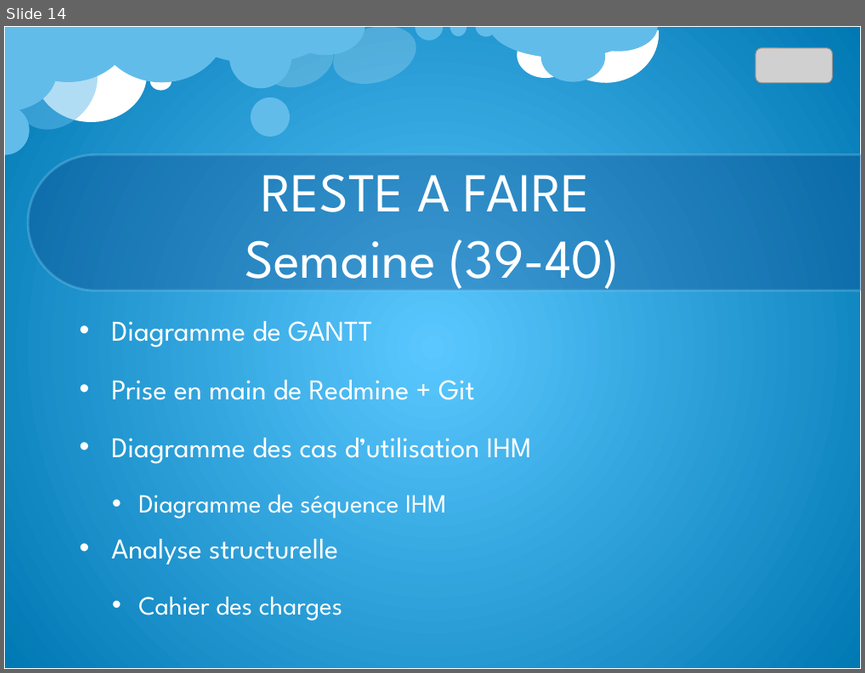
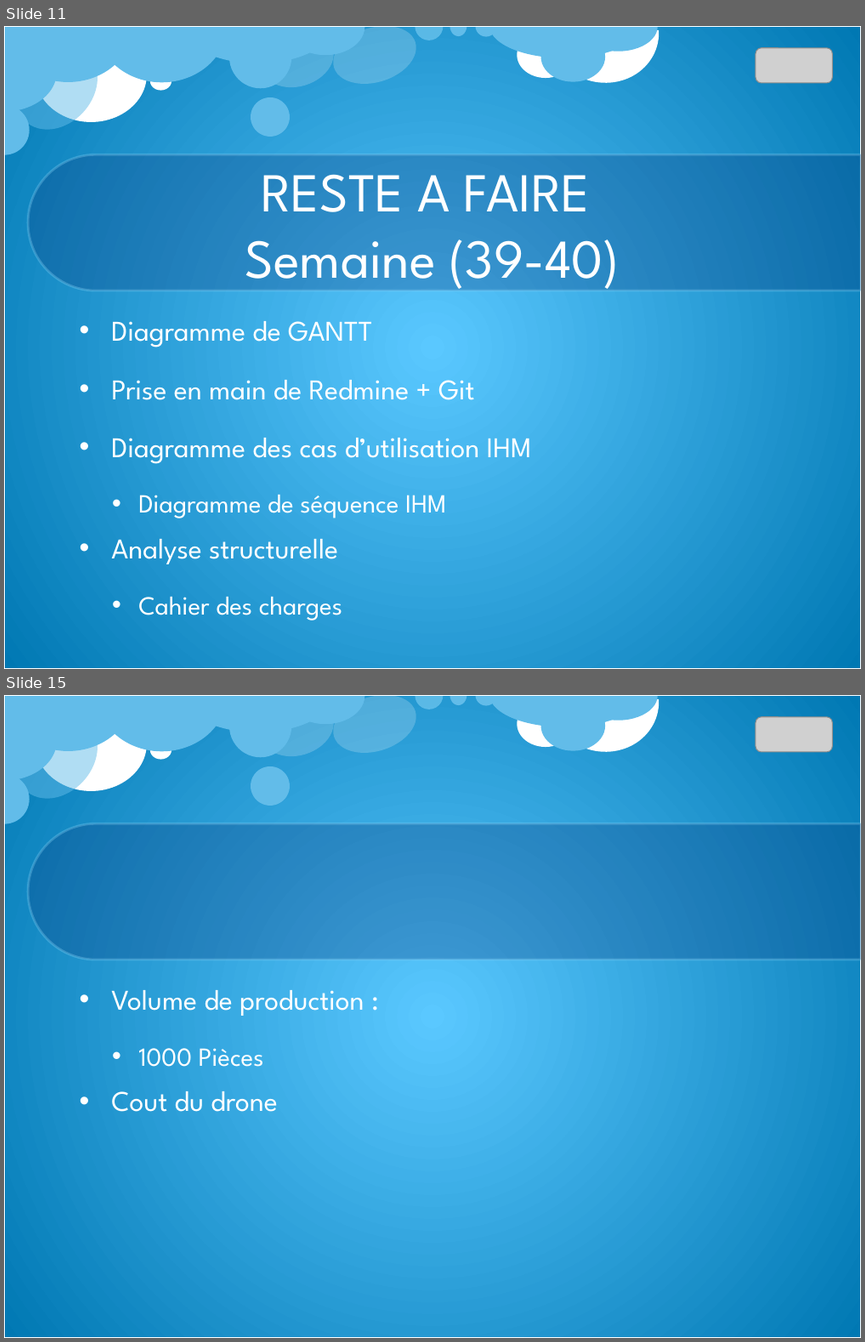
Before and after one commit to Qt-Widgets/PROJET_Drone, a slide deck: cr/CR_lundi_23_09_13.pptx. Shown one above the other, each under a label of ours: slide 14 before the commit, slides 11 and 15 after it; the slides between them are not shown. The pictures are 865x673 and 865x1342 pixels, drawn with LibreOffice and Linux fonts; fonts in the diff are those of the drawing; grey boxes stand for pictures; background and template pictures are left out. Boxes give left, top, right and bottom in pixels: in the first picture for what was removed or moved away, otherwise in the second. Text is boxed around its words. In the diff, an @@ line names an element or a change of style, - is before the commit and + after.

```diff
--- a/cr/CR_lundi_23_09_13.pptx
+++ b/cr/CR_lundi_23_09_13.pptx
@@ slide 15 added at (x1=4, y1=695, x2=861, y2=1338), background picture (left out); not listed: 23 template elements that a slide beside it also shows @@
@@ picture added at (x1=755, y1=717, x2=833, y2=753) @@
@@ text added at (x1=111, y1=990, x2=364, y2=1111), 24 pt, text #FFFFFF @@
+• Volume de production :
+  • 1000 Pièces
+• Cout du drone
@@ what was slide 14 is now slide 11 @@
```
Also in this commit, not shown: 7 slides changed, 16 other slides added, 2 slides removed, 3 other files.
